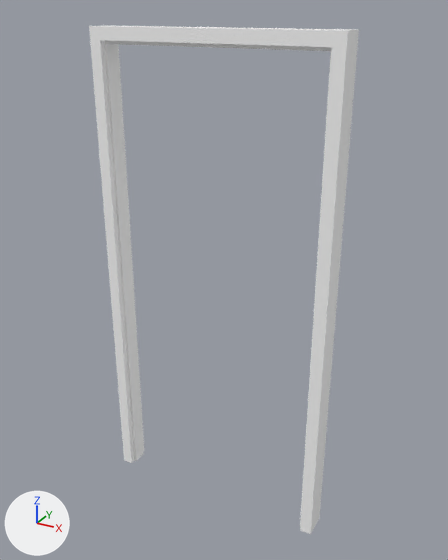
Renders of the glTF model assets/doors/doorway_5.glb from each side of a commit.
Camera for both pictures: a camera (50 mm lens) standing at (1.19, 1.92, 2.16) and looking at (0.02, 4.04, 1.1). The lights are fixed; the arrows at lower left show +X, +Y and +Z. Where no turn or scale is listed for an object, it has been applied to the vertices.

The scene before the commit, as lines of its bpy script (objects in view):
```python
me_mesh_012 = bpy.data.meshes.new('Mesh.012')
me_mesh_012.from_pydata(...)  # 40 vertices, 76 faces; spans x -0.52..0.52, y 3.94..4.06, z 0.0..2.1
me_mesh_012.materials.append(mat_frame_material)  # white #ffffff
ob_doorway_5 = bpy.data.objects.new('doorway_5', me_mesh_012)
ob_doorway_5.location = (0.0, 0.0, 0.0)
```
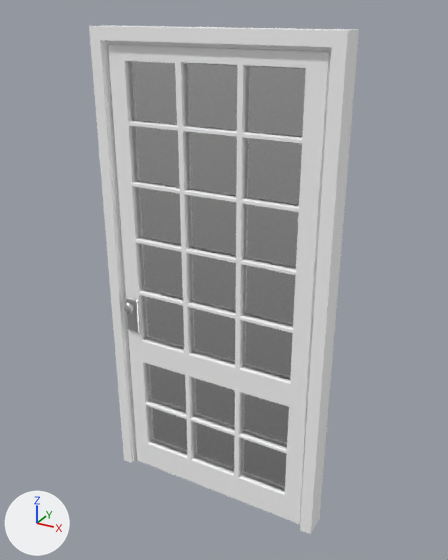
Commit message: update door assets

The edits, one by one:
Material 'Metal_Material' (mat_metal_material) is new.
Its base color is (0.8, 0.8, 0.8) (white #e7e7e7).
Its metallic is 1.0.
Its roughness is 0.3.
Material 'Glass_Material' (mat_glass_material) is new.
Its base color is (0.8, 0.8, 0.8) (white #e7e7e7).
Its roughness is 0.1.
Its ior is 1.45.
Its transmission weight is 1.0.
Mesh me_mesh_014 is new.
It has 226 vertices, 448 faces and spans x -0.436..-0.392, y 3.921..4.079, z 0.877..0.939.
It uses material mat_metal_material (white #e7e7e7).
Mesh me_mesh_013 is new.
It has 532 vertices, 1131 faces and spans x -0.46..0.46, y 3.96..4.05, z 0.0..2.03.
Faces by material slot: [1075, 12, 44].
It uses material mat_frame_material (white #ffffff).
It uses material mat_glass_material (white #e7e7e7).
It uses material mat_metal_material (white #e7e7e7).
Object 'doorway_handle_5' (ob_doorway_handle_5) is new; it shows me_mesh_014.
Its location is (0.0, 0.0, 0.0).
Object 'doorway_door_5' (ob_doorway_door_5) is new; it shows me_mesh_013.
Its location is (0.0, 0.0, 0.0).

Pixel boxes (x1, y1, x2, y2) of what changed, in the pictures (448 x 560 px):
'doorway_door_5', added: after (108, 44, 331, 524)
    faces in mat_glass_material (white #e7e7e7): (128, 61, 306, 491)
    faces in mat_frame_material (white #ffffff): (108, 44, 331, 524)
    faces in mat_metal_material (white #e7e7e7): (126, 296, 139, 333)
'doorway_handle_5', added: after (124, 303, 133, 315)
